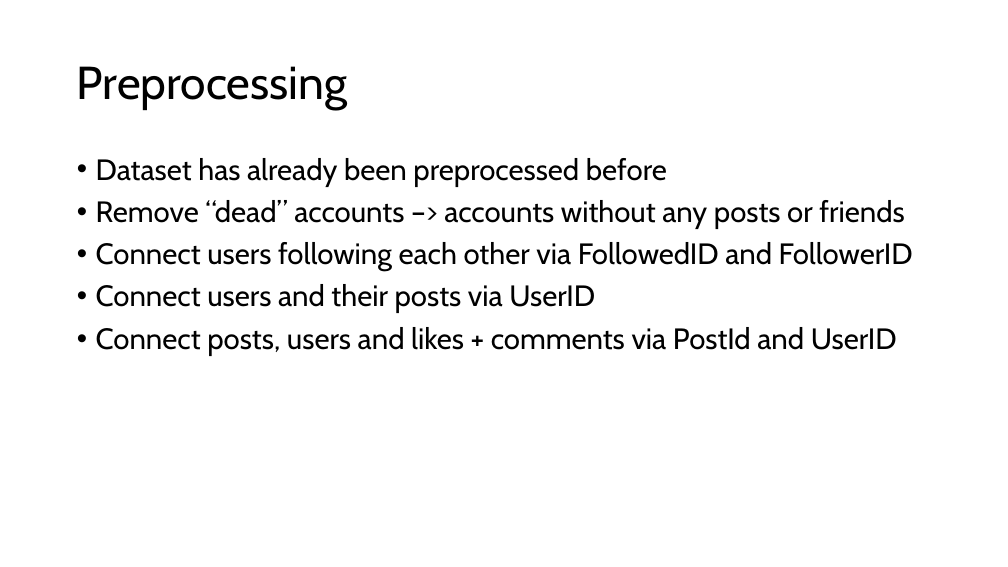
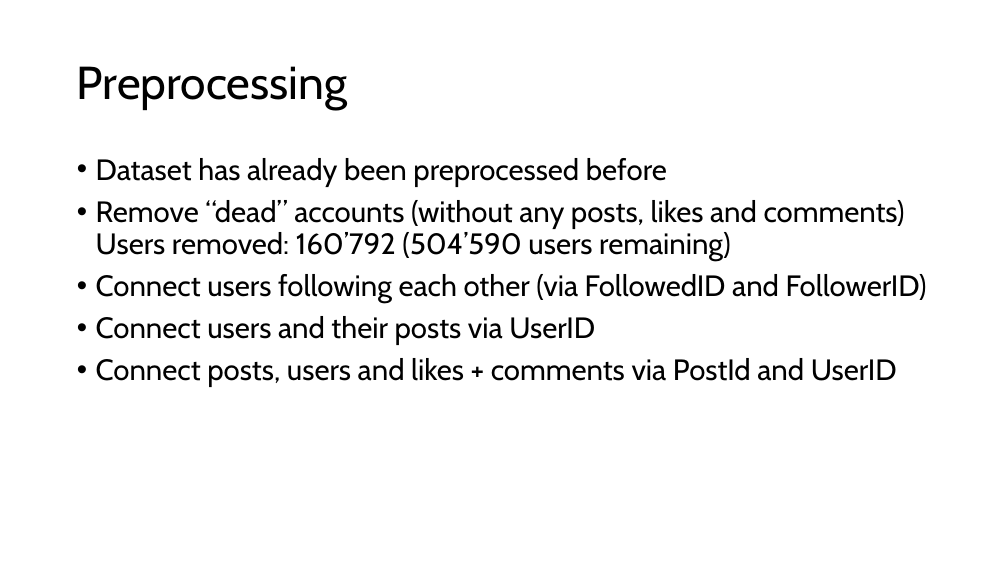
Before and after one commit to jonas-blum/data-mining-1, a slide deck: slide 4 of project/project-presentation.pptx (slide 5 before the commit). Drawn at 1008x567 pixels with LibreOffice and Linux fonts; fonts in the diff are those of the drawing. Boxes give left, top, right and bottom in pixels: in the first picture for what was removed or moved away, otherwise in the second. Text is boxed around its words. In the diff, an @@ line names an element or a change of style, - is before the commit and + after.

```diff
--- a/project/project-presentation.pptx
+++ b/project/project-presentation.pptx
@@ text at [96,200,927,303]: text changed @@
-• Remove “dead” accounts –> accounts without any posts or friends
-• Connect users following each other via FollowedID and FollowerID
+• Remove “dead” accounts (without any posts, likes and comments)
+  Users removed: 160’792 (504’590 users remaining)
+• Connect users following each other (via FollowedID and FollowerID)
```
Also in this commit, not shown: 5 other slides changed, 14 slides added, 3 slides removed, 12 other files.
